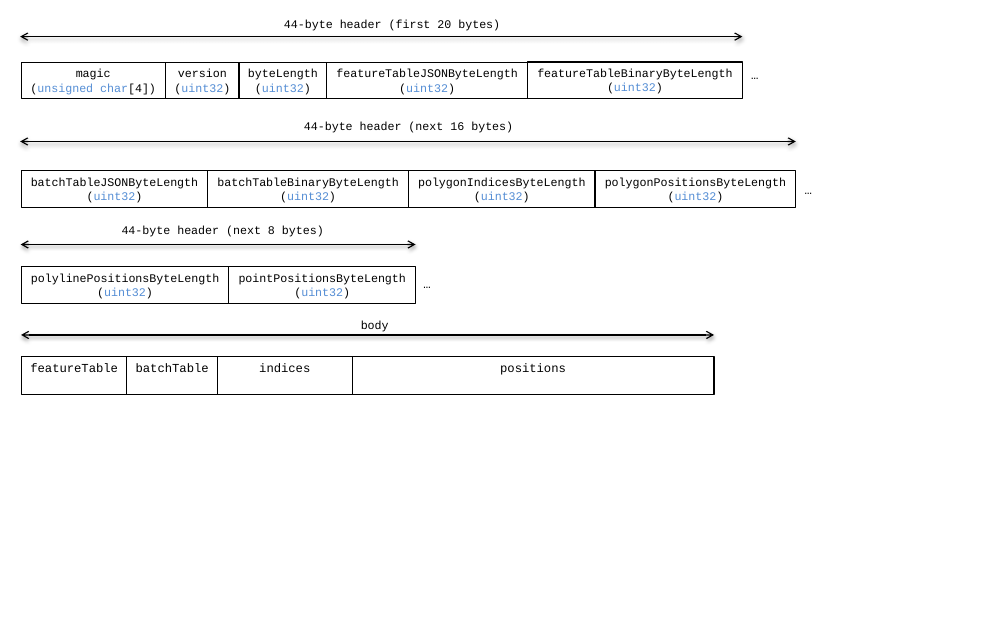
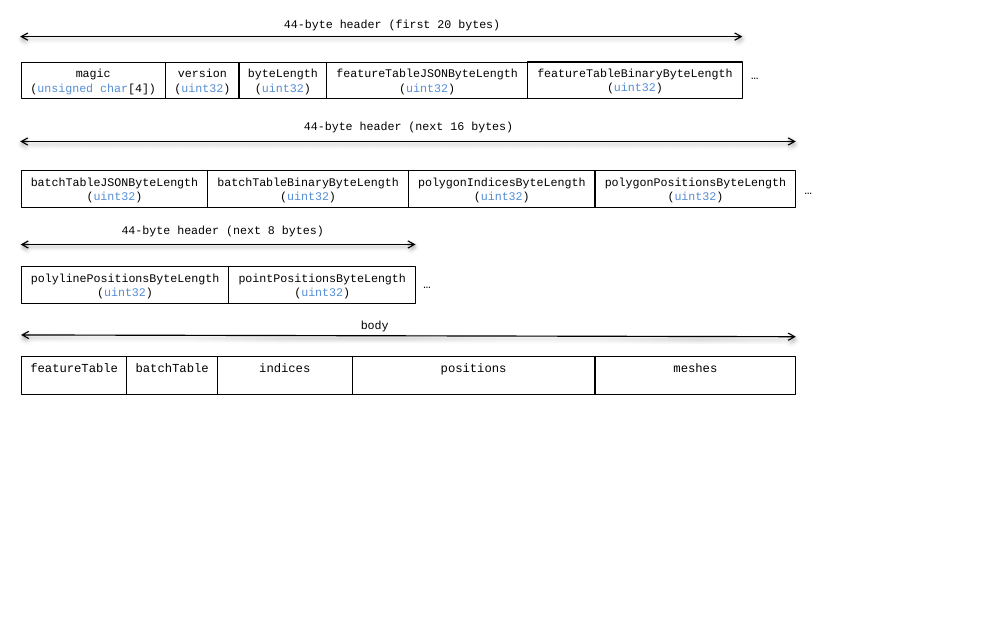
Before and after one commit to CesiumGS/3d-tiles, a slide deck: slide 1 of TileFormats/VectorData/figures/figues.pptx. Drawn at 1008x630 pixels with LibreOffice and Linux fonts; fonts in the diff are those of the drawing. Boxes give left, top, right and bottom in pixels: in the first picture for what was removed or moved away, otherwise in the second. Text is boxed around its words. In the diff, an @@ line names an element or a change of style, - is before the commit and + after.

```diff
--- a/TileFormats/VectorData/figures/figues.pptx
+++ b/TileFormats/VectorData/figures/figues.pptx
@@ double arrow moved from (21, 335) - (714, 335) to (21, 335) - (795, 337) @@
@@ rectangle "positions" resized from (x1=352, y1=356, x2=714, y2=394) to (x1=352, y1=356, x2=595, y2=394) @@
@@ rectangle added at (x1=595, y1=356, x2=795, y2=394), outline #000000 1 pt, 10.5 pt, text #000000 @@
+meshes
```
Also in this commit, not shown: 3 other slides changed, 1 slide added, 6 other files.
